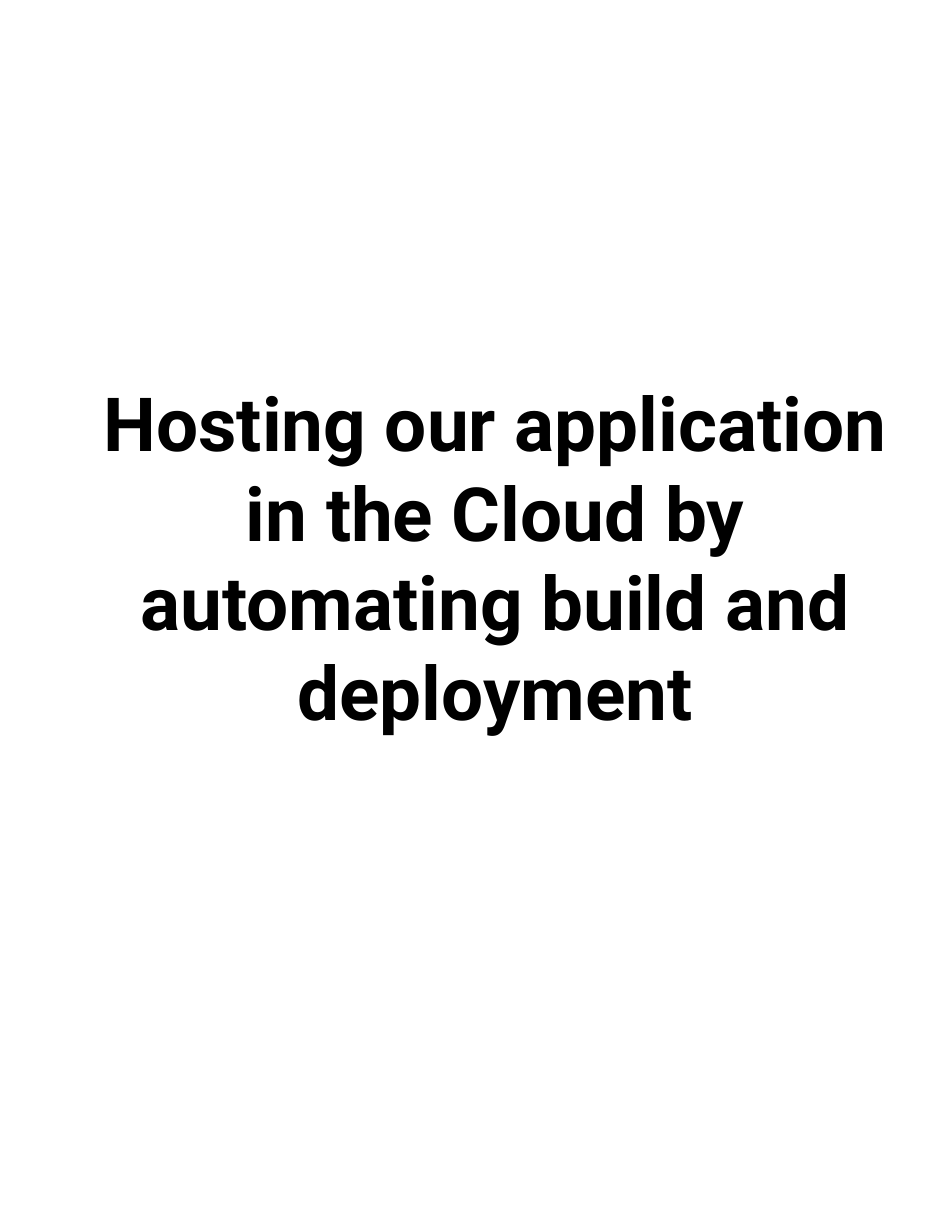
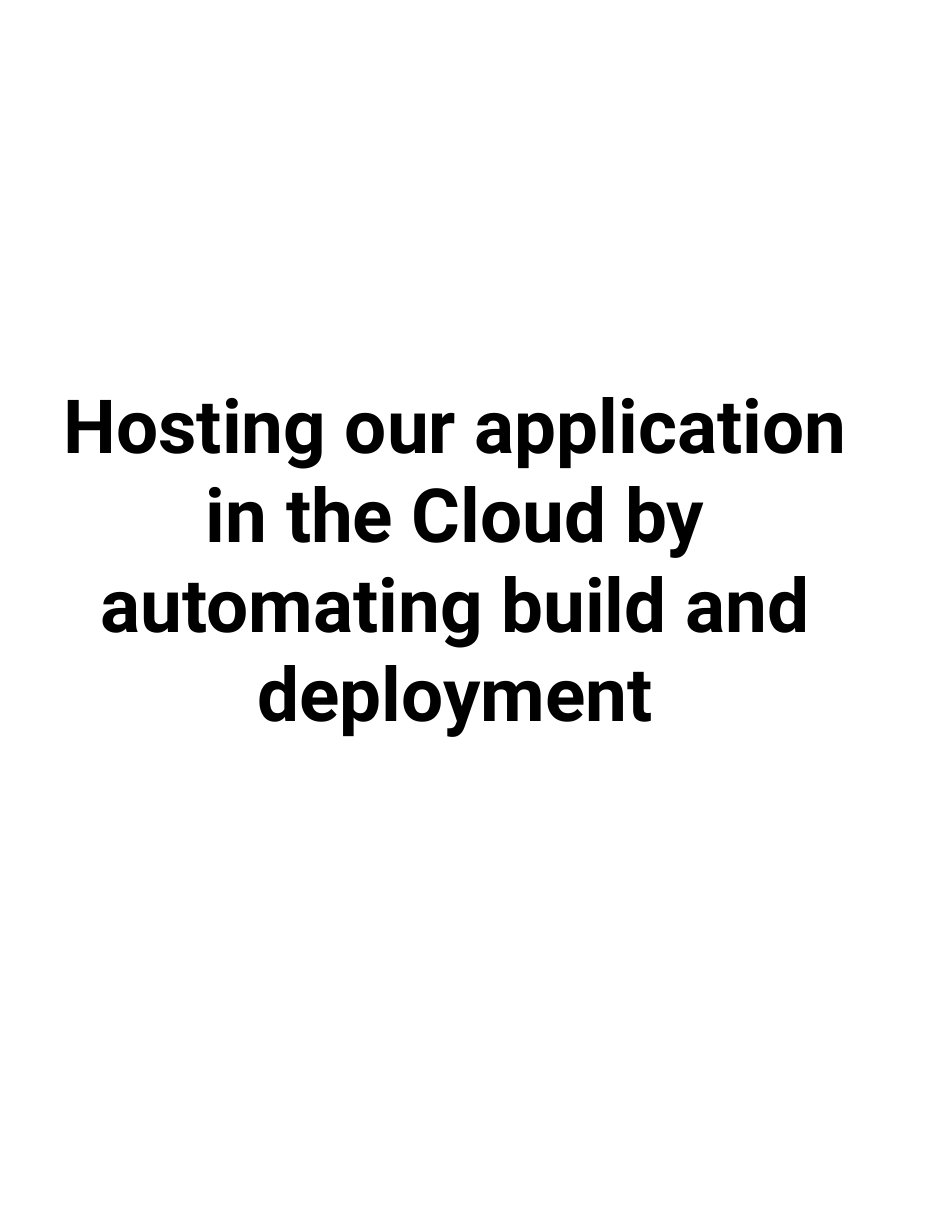
Before and after one commit to scorpion0511/mytracker, a slide deck: slide 58 of doc/React.pptx. Drawn at 952x1232 pixels with LibreOffice and Linux fonts; fonts in the diff are those of the drawing. Boxes give left, top, right and bottom in pixels: in the first picture for what was removed or moved away, otherwise in the second. Text is boxed around its words. In the diff, an @@ line names an element or a change of style, - is before the commit and + after.

```diff
--- a/doc/React.pptx
+++ b/doc/React.pptx
@@ text "Hosting our application in the ...": place and size @@
-text "Hosting our application in the ..." at box(104, 395, 886, 736)
+text "Hosting our application in the ..." at box(64, 397, 846, 737)
```
Also in this commit, not shown: 21 other slides changed, 4 slides added.
